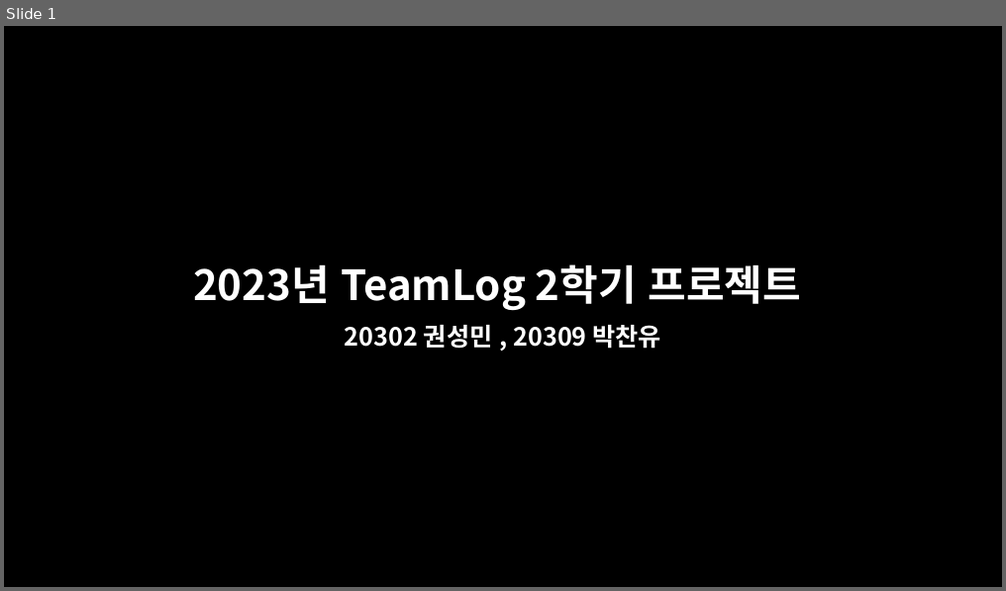
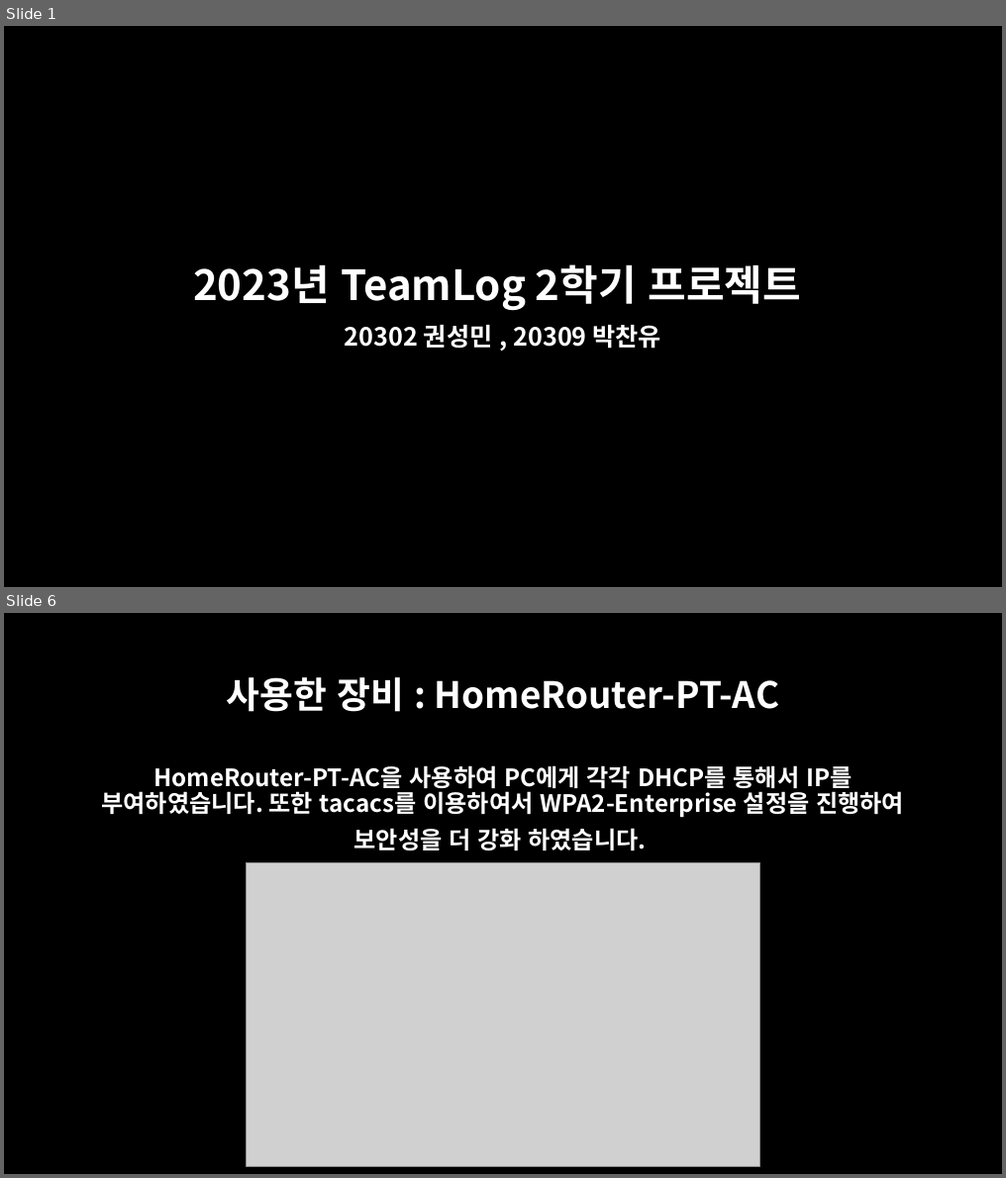
Before and after one commit to oceanwater1234/Network-Hacking, a slide deck: 2023년 TeamLog 2학기 프로젝트.pptx. Shown one above the other, each under a label of ours: slide 1 before the commit, slides 1 and 6 after it; the slides between them are not shown. The pictures are 1006x591 and 1006x1178 pixels, drawn with LibreOffice and Linux fonts; fonts in the diff are those of the drawing; grey boxes stand for pictures. Boxes give left, top, right and bottom in pixels: in the first picture for what was removed or moved away, otherwise in the second. Text is boxed around its words. In the diff, an @@ line names an element or a change of style, - is before the commit and + after.

```diff
--- a/2023년 TeamLog 2학기 프로젝트.pptx
+++ b/2023년 TeamLog 2학기 프로젝트.pptx
@@ slide 6 added at (4,613,1002,1174), background #000000 @@
@@ title added at (227,677,779,712), 35 pt, text #FFFFFF, bold @@
+사용한 장비 : HomeRouter-PT-AC
@@ text added at (102,765,904,852), 23 pt, text #FFFFFF, bold @@
+HomeRouter-PT-AC을 사용하여 PC에게 각각 DHCP를 통해서 IP를 부여하였습니다. 또한 tacacs를 이용하여서 WPA2-Enterprise 설정을 진행하여
+보안성을 더 강화 하였습니다.
@@ picture added at (247,863,760,1167) @@
```
Also in this commit, not shown: 2 slides changed, 12 other slides added, 2 other files.
